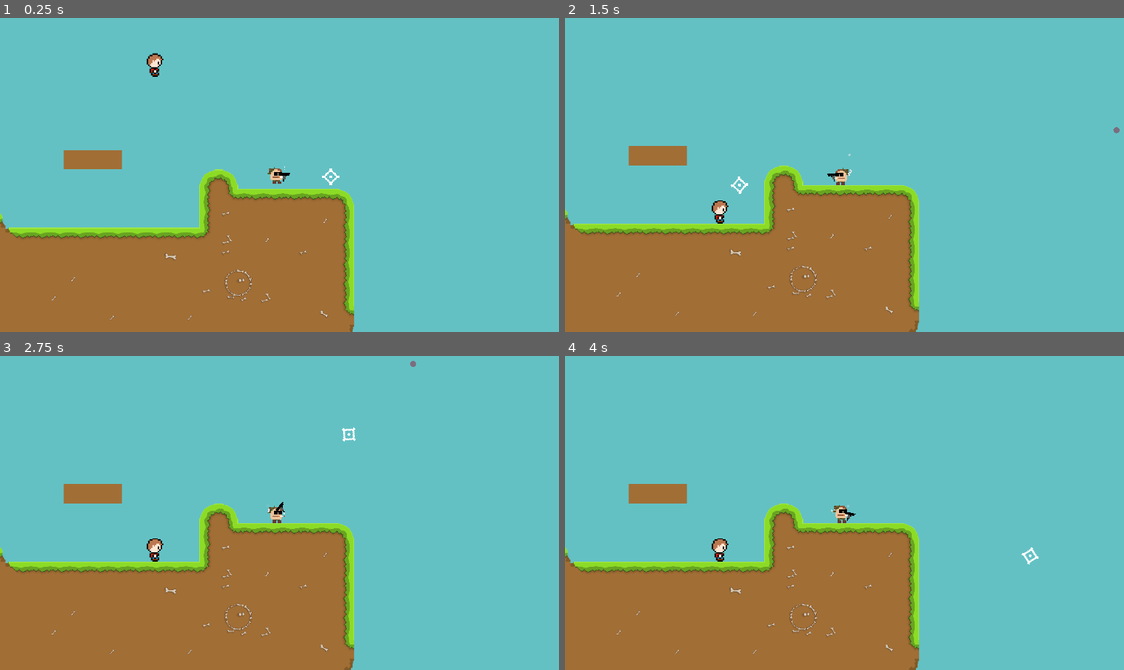
Above: before the commit, frames 1-4 (two rows, left to right).
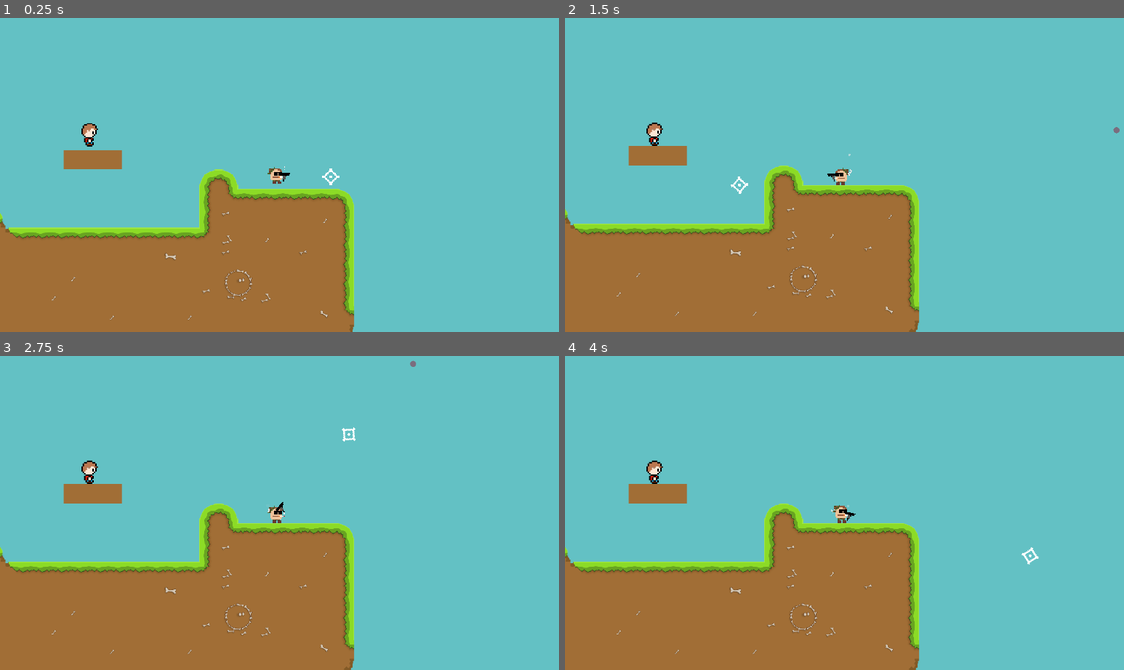
Above: after the commit, the same moments.

Repository: dubmosphere/2d-project
Game: Godot game, scene res://scenes/main.tscn
Same seed, same stepped clock (60 frames per second), same inputs: the game is played once before the commit and once after it.
Inputs (mouse positions are in pixels of both pictures, inside the frame that each line leads up to):
- Up to frame 1 (0.25 s): no input
- Up to frame 2 (1.5 s): move the mouse to (984, 153) at 0.52 s; click (984, 153) at 0.6 s; move the mouse to (738, 184) at 1.27 s; tap G (toggle_godmode) at 1.35 s
- Up to frame 3 (2.75 s): move the mouse to (346, 434) at 2.02 s; click (346, 434) at 2.1 s
- Up to frame 4 (4 s): move the mouse to (827, 572) at 2.77 s; tap G (toggle_godmode) at 2.85 s; move the mouse to (1028, 556) at 3.52 s; click (1028, 556) at 3.6 s

The runs differ from the first frame. In frame 1, 0.3% of the frame differs, in the area x 14-30%, y 11-41%; in frame 2, 0.3%; in frame 3, 0.3%; in frame 4, 0.3%.

Commit message:
Get rid of warnings

Diff:
--- a/project.godot
+++ b/project.godot
@@ -21,6 +21,7 @@
 window/size/viewport_height=1080
 window/stretch/mode="viewport"
 window/stretch/aspect="expand"
+window/vsync/vsync_mode=0
 window/defaults/default_clear_color=Color(0.425278, 0.651347, 0.999997, 1)
 
 [dotnet]
--- a/scripts/components/aim_axis.gd
+++ b/scripts/components/aim_axis.gd
@@ -4,5 +4,5 @@
 @export var input: InputComponent
 
 # Called every frame. 'delta' is the elapsed time since the previous frame.
-func _process(delta: float) -> void:
+func _process(_delta: float) -> void:
 	rotation = input.aim_angle
--- a/scripts/components/crosshair.gd
+++ b/scripts/components/crosshair.gd
@@ -8,10 +8,10 @@
 	if player_layer > 1 && input.joypad == null:
 		visibility_layer = 0
 	else:
-		visibility_layer = pow(2, player_layer)
+		visibility_layer = 2 ** player_layer
 
 # Called every frame. 'delta' is the elapsed time since the previous frame.
-func _process(delta: float) -> void:
+func _process(_delta: float) -> void:
 	if input.joystick_aim:
 		visible = true
 	else:
--- a/scripts/components/force_feedback.gd
+++ b/scripts/components/force_feedback.gd
@@ -12,7 +12,7 @@
 
 
 # Called every frame. 'delta' is the elapsed time since the previous frame.
-func _process(delta: float) -> void:
+func _process(_delta: float) -> void:
 	if input.joypad != null:
 		handle_ff()
 
@@ -23,8 +23,8 @@
 		var ffAmount: float = get_ff_amount(intensity, movement.max_down_speed, movement.impact_velocity.y)
 		Input.start_joy_vibration(input.joypad, ffAmount, ffAmount, ffAmount)
 
-func get_ff_amount(intensity, max_down_speed, down_speed) -> float:
+func get_ff_amount(ff_intensity, max_down_speed, down_speed) -> float:
 	if max_down_speed == 0 || down_speed == 0:
 		return 0
 
-	return intensity / max_down_speed * down_speed
+	return ff_intensity / max_down_speed * down_speed
--- a/scripts/components/gun.gd
+++ b/scripts/components/gun.gd
@@ -7,7 +7,7 @@
 
 
 # Called every frame. 'delta' is the elapsed time since the previous frame.
-func _process(delta: float) -> void:
+func _process(_delta: float) -> void:
 	var quarter_circle: float = PI / 2
 	if global_rotation > quarter_circle || global_rotation < -quarter_circle:
 		flip_v = true
--- a/scripts/components/mouse.gd
+++ b/scripts/components/mouse.gd
@@ -8,10 +8,10 @@
 	if player_layer > 1 && input.joypad == null:
 		visibility_layer = 0
 	else:
-		visibility_layer = pow(2, player_layer)
+		visibility_layer = 2 ** player_layer
 
 # Called every frame. 'delta' is the elapsed time since the previous frame.
-func _process(delta: float) -> void:
+func _process(_delta: float) -> void:
 	global_position = get_global_mouse_position()
 	if !input.joystick_aim:
 		visible = true
--- a/scripts/components/movement.gd
+++ b/scripts/components/movement.gd
@@ -27,7 +27,7 @@
 	actor.velocity = velocity
 
 	if actor.move_and_slide() && actor.has_method("handle_collision"):
-		actor.handle_collision(delta)
+		actor.handle_collision()
 
 	last_velocity = velocity
 
--- a/scripts/components/player_input.gd
+++ b/scripts/components/player_input.gd
@@ -14,7 +14,7 @@
 			joypad = j
 
 # Called every frame. 'delta' is the elapsed time since the previous frame.
-func _physics_process(delta: float) -> void:
+func _physics_process(_delta: float) -> void:
 	if player.player_number == 0 || joypad != null:
 		click = Input.is_action_just_pressed("click")
 		jump = Input.is_action_just_pressed("jump_%s" % player.player_number)
--- a/scripts/components/ranged_weapon.gd
+++ b/scripts/components/ranged_weapon.gd
@@ -10,7 +10,7 @@
 @export var bullet_scene: PackedScene
 
 # Called every frame. 'delta' is the elapsed time since the previous frame.
-func _physics_process(delta: float) -> void:
+func _physics_process(_delta: float) -> void:
 	attack()
 
 func attack() -> void:
--- a/scripts/entities/player.gd
+++ b/scripts/entities/player.gd
@@ -22,7 +22,7 @@
 	animation_tree.set("parameters/jump_down/blend_position", input.aim_direction)
 	animation_state_machine.travel("idle")
 
-func _process(delta: float) -> void:
+func _process(_delta: float) -> void:
 	handle_animations()
 	if movement.just_jumped:
 		jump_sound.play()
@@ -48,24 +48,24 @@
 	animation_tree.set("parameters/jump_up/blend_position", input.aim_direction.x)
 	animation_tree.set("parameters/jump_down/blend_position", input.aim_direction.x)
 
-func handle_collision(delta: float) -> void:
+func handle_collision() -> void:
 	if !get_slide_collision_count():
 		return
 
 	for index in get_slide_collision_count():
 		var collision: KinematicCollision2D = get_slide_collision(index)
-		if collision.get_collider() is Enemy:
-			handle_enemy_collision(collision)
+		#if collision.get_collider() is Enemy:
+			#handle_enemy_collision(collision)
 		if collision.get_collider() is TileMapLayer:
-			handle_tile_collision(collision, delta)
+			handle_tile_collision(collision)
 
-func handle_enemy_collision(collision: KinematicCollision2D) -> void:
-	var enemy: Enemy = collision.get_collider() as Enemy
-	var shape: CollisionPolygon2D = enemy.get_node("Hitbox")
+#func handle_enemy_collision(collision: KinematicCollision2D) -> void:
+	#var enemy: Enemy = collision.get_collider() as Enemy
+	#var shape: CollisionPolygon2D = enemy.get_node("Hitbox")
 
-func handle_tile_collision(collision: KinematicCollision2D, delta: float) -> void:
+func handle_tile_collision(collision: KinematicCollision2D) -> void:
 	var normal: Vector2 = collision.get_normal()
 	var is_on_slope: bool = normal.y != -1
 	# todo: check angle...
-	if !is_on_wall() && !is_on_ceiling() && !input.jump && velocity.y < 0:
+	if is_on_slope && !is_on_wall() && !is_on_ceiling() && !input.jump && velocity.y < 0:
 		velocity.y = 0.0
--- a/scripts/main.gd
+++ b/scripts/main.gd
@@ -10,9 +10,11 @@
 	var enemy: Enemy = enemy_scene.instantiate() as Enemy
 	var spawn_location: Vector2 = Vector2(-216.0, 230.0)
 
+	enemy.position = spawn_location
+
 	add_child(enemy)
 
-func _process(delta: float) -> void:
+func _process(_delta: float) -> void:
 	if Input.is_action_just_pressed("quit"):
 		get_tree().quit()
 	elif Input.is_action_just_pressed("pause"):
--- a/scripts/particles/cig_smoke.gd
+++ b/scripts/particles/cig_smoke.gd
@@ -3,7 +3,7 @@
 @export var input: InputComponent
 
 # Called every frame. 'delta' is the elapsed time since the previous frame.
-func _process(delta: float) -> void:
+func _process(_delta: float) -> void:
 	var abs_x: float = abs(position.x)
 	if input.aim_direction.x < 0:
 		position.x = -abs_x
--- a/scripts/splitscreen.gd
+++ b/scripts/splitscreen.gd
@@ -21,7 +21,7 @@
 	enemy.position = spawn_location
 	sub_viewport1.add_child(enemy)
 
-func _process(delta: float) -> void:
+func _process(_delta: float) -> void:
 	if Input.is_action_just_pressed("quit"):
 		get_tree().quit()
 	elif Input.is_action_just_pressed("pause"):
